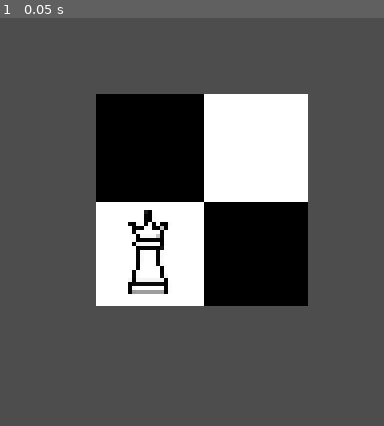
Above: before the commit, frame 1.
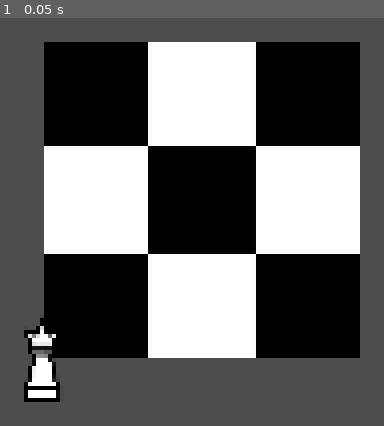
Above: after the commit, the same moment.

Repository: OcarinhaOfTime/boarderline
Game: Godot game, scene res://scenes/main.tscn
Two runs of this game, one before a commit and one after it. Both use one fixed random seed, a clock stepped at 60 frames per second and the inputs below. The engine's default icon, where the game draws it, is replaced by a stand-in: a white triangle on a blue panel in a dark square.
Inputs:
- Up to frame 1 (0.05 s): no input

The runs differ from the first frame. In frame 1, 51% of the frame differs, in the area x 6-94%, y 5-95%.

Commit message:
Updated main scripts.

Diff:
--- a/scenes/main.tscn
+++ b/scenes/main.tscn
@@ -18,7 +18,7 @@
 material = SubResource("ShaderMaterial_nk1st")
 texture = ExtResource("2_s6pg1")
 script = ExtResource("3_cb5b1")
-size = 2
+size = 3
 
 [node name="player" type="Sprite2D" parent="."]
 position = Vector2(-32, -33)
--- a/scripts/board.gd
+++ b/scripts/board.gd
@@ -16,11 +16,10 @@
 	material.set_shader_parameter("size", size)
 
 func world2screen(p: Vector2) -> Vector2:
-	#p.y *= -1
 	p = p - p * .5
 	p.y *= -1
-	var s = sssize * size / 2
+	var s = sssize * size
 	var o = Vector2(sssize, -sssize) * -.5 * size / 2
 	var io = Vector2(s, -s) / 4
 
-	return p * s + o + io
+	return p * s + o
